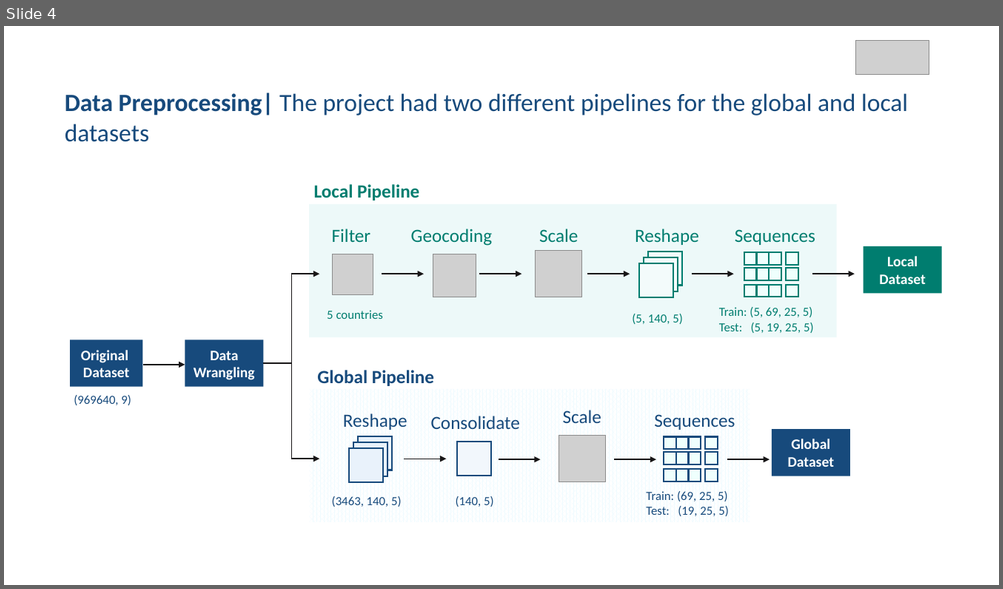
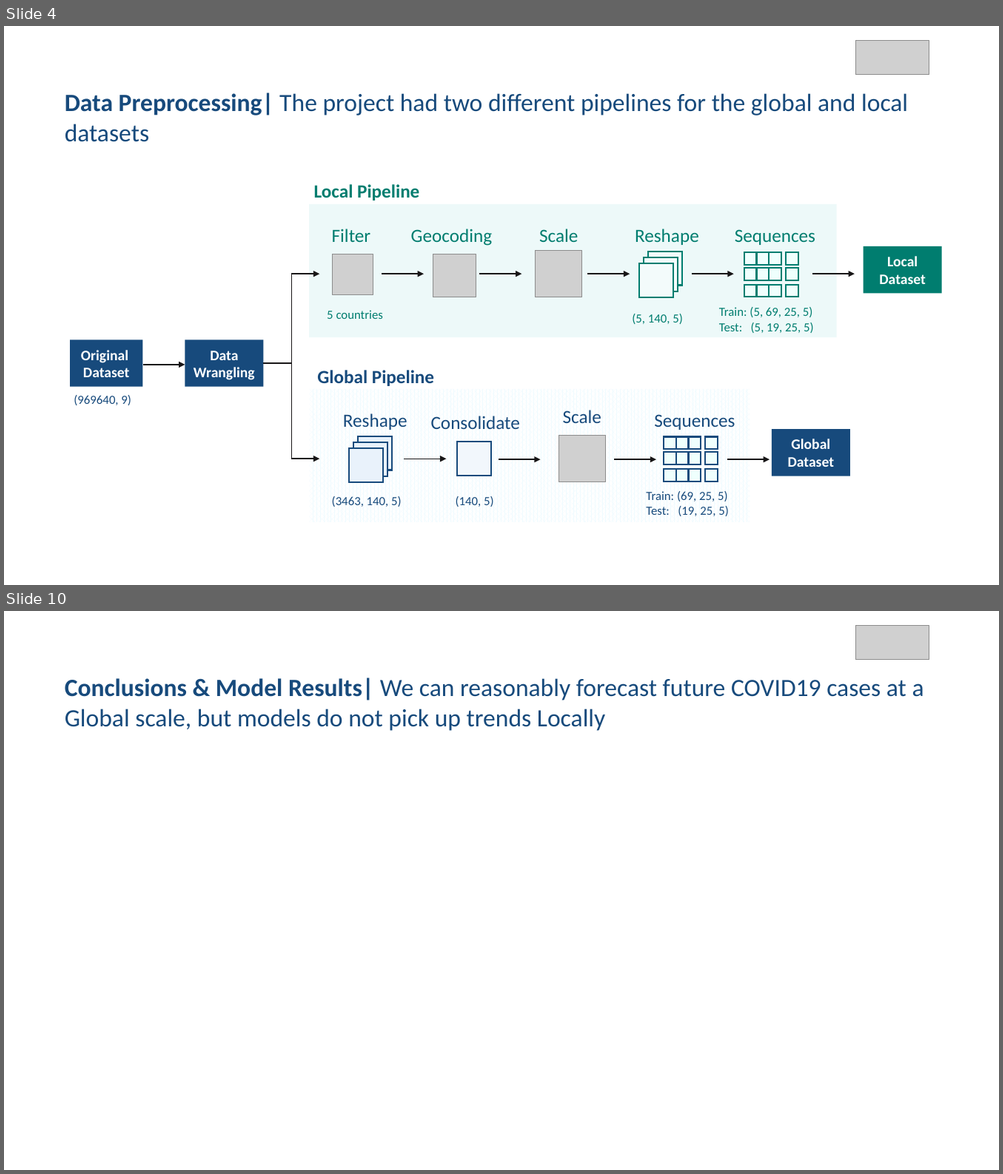
Before and after one commit to GuillemAmatCastello/Deep_Learning, a slide deck: Final Project/Final Project - Deep Learning.pptx. Shown one above the other, each under a label of ours: slide 4 before the commit, slides 4 and 10 after it; the slides between them are not shown. The pictures are 1003x589 and 1003x1174 pixels, drawn with LibreOffice and Linux fonts; fonts in the diff are those of the drawing; grey boxes stand for pictures. Boxes give left, top, right and bottom in pixels: in the first picture for what was removed or moved away, otherwise in the second. Text is boxed around its words. In the diff, an @@ line names an element or a change of style, - is before the commit and + after.

```diff
--- a/Final Project/Final Project - Deep Learning.pptx
+++ b/Final Project/Final Project - Deep Learning.pptx
@@ slide 10 added at bbox=[4, 611, 999, 1170], background #FFFFFF @@
@@ picture added at bbox=[855, 626, 929, 661] @@
@@ text added at bbox=[65, 678, 924, 731], 24 pt, text #174A7C @@
+Conclusions & Model Results| We can reasonably forecast future COVID19 cases at a Global scale, but models do not pick up trends Locally
```
Also in this commit, not shown: 1 slide changed, 5 other slides added.
